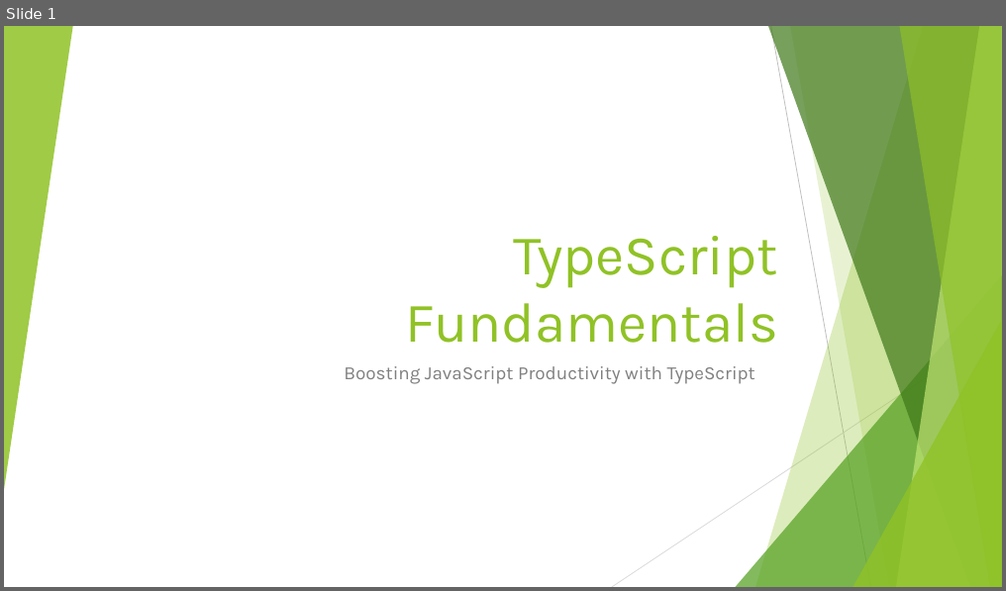
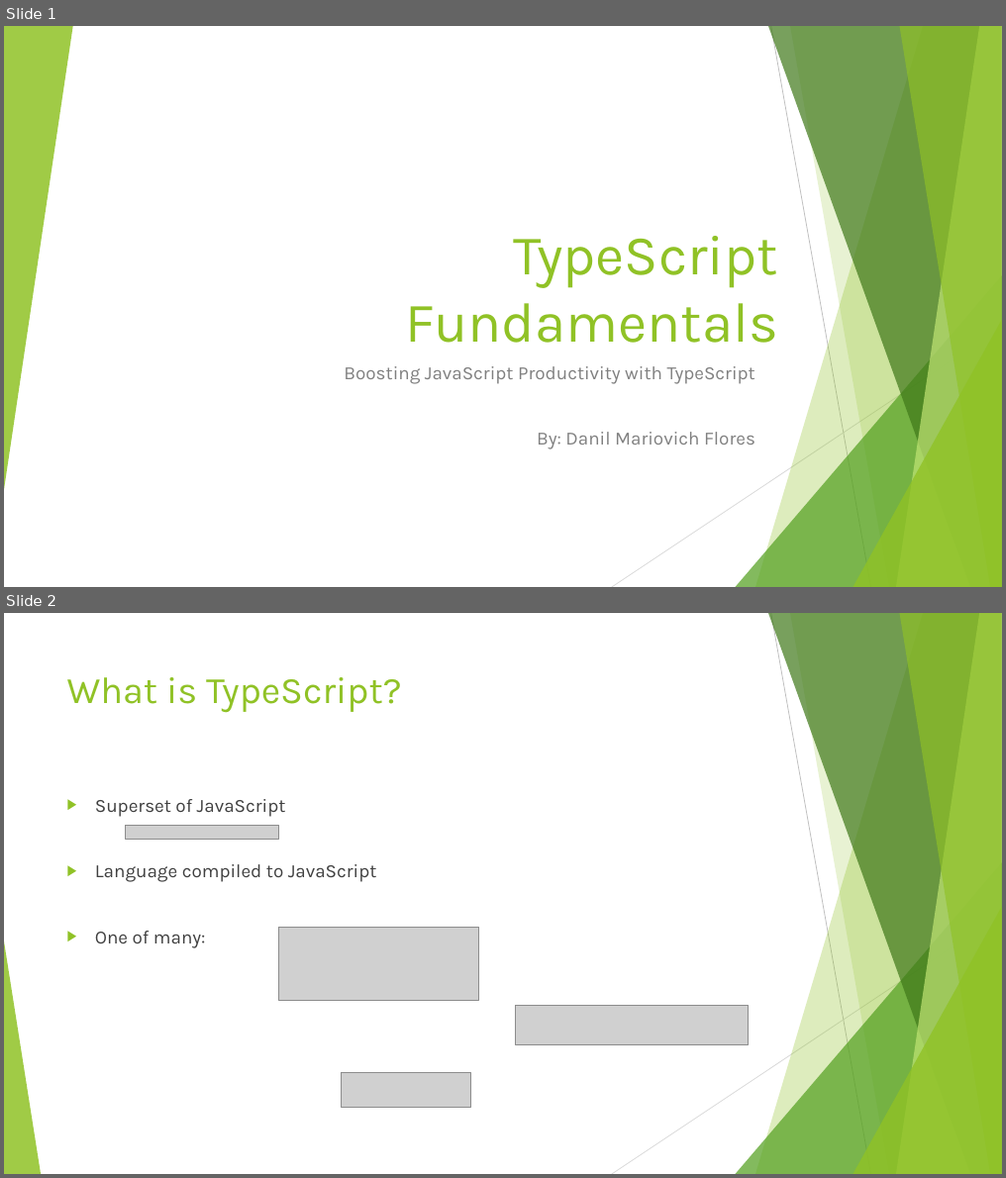
Before and after one commit to dflor003/typescript-fundamentals, a slide deck: Presentation/TypeScriptFundamentals.pptx. Shown one above the other, each under a label of ours: slide 1 before the commit, slides 1 and 2 after it. The pictures are 1006x591 and 1006x1178 pixels, drawn with LibreOffice and Linux fonts; fonts in the diff are those of the drawing; grey boxes stand for pictures. Boxes give left, top, right and bottom in pixels: in the first picture for what was removed or moved away, otherwise in the second. Text is boxed around its words. In the diff, an @@ line names an element or a change of style, - is before the commit and + after.

Commit message:
DanilF: Wrote up slides on TS intro, basic syntax, modules, interfaces, classes. Added examples for each topic.

```diff
--- a/Presentation/TypeScriptFundamentals.pptx
+++ b/Presentation/TypeScriptFundamentals.pptx
@@ slide 2 added at [4, 613, 1002, 1174], background #FFFFFF; not listed: 9 template elements that a slide beside it also shows @@
@@ title added at [67, 677, 401, 713], 36 pt, text #90C226 @@
+What is TypeScript?
@@ text added at [95, 799, 377, 949], 18 pt, text #404040 @@
+▶ Superset of JavaScript
+▶ Language compiled to JavaScript
+▶ One of many:
@@ picture added at [126, 826, 279, 839] @@
@@ picture added at [279, 927, 479, 1000] @@
@@ triangle added at [4, 942, 41, 1174], fill #90C226 at 85% opacity @@
@@ picture added at [515, 1005, 748, 1045] @@
@@ picture added at [342, 1073, 471, 1108] @@
@@ slide 1 changed as well @@
@@ subtitle at [537, 432, 755, 450]: paragraph added @@
+By: Danil Mariovich Flores
```
Also in this commit, not shown: 20 other slides added, 1 slide removed, 17 other files.
